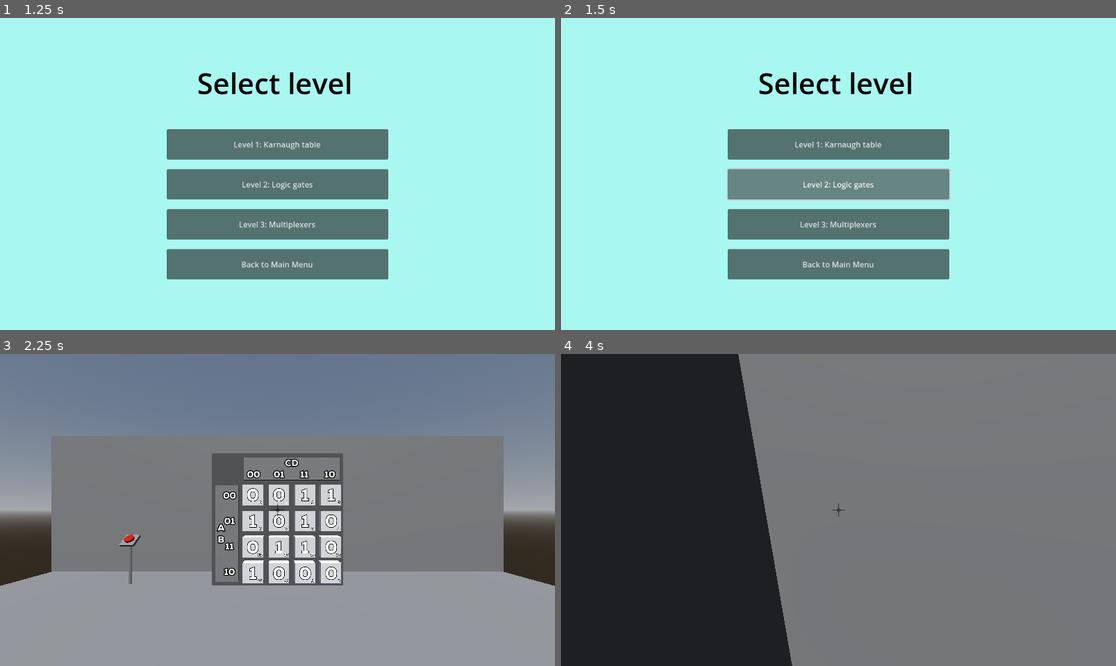
Above: before the commit, frames 1-4 (two rows, left to right).
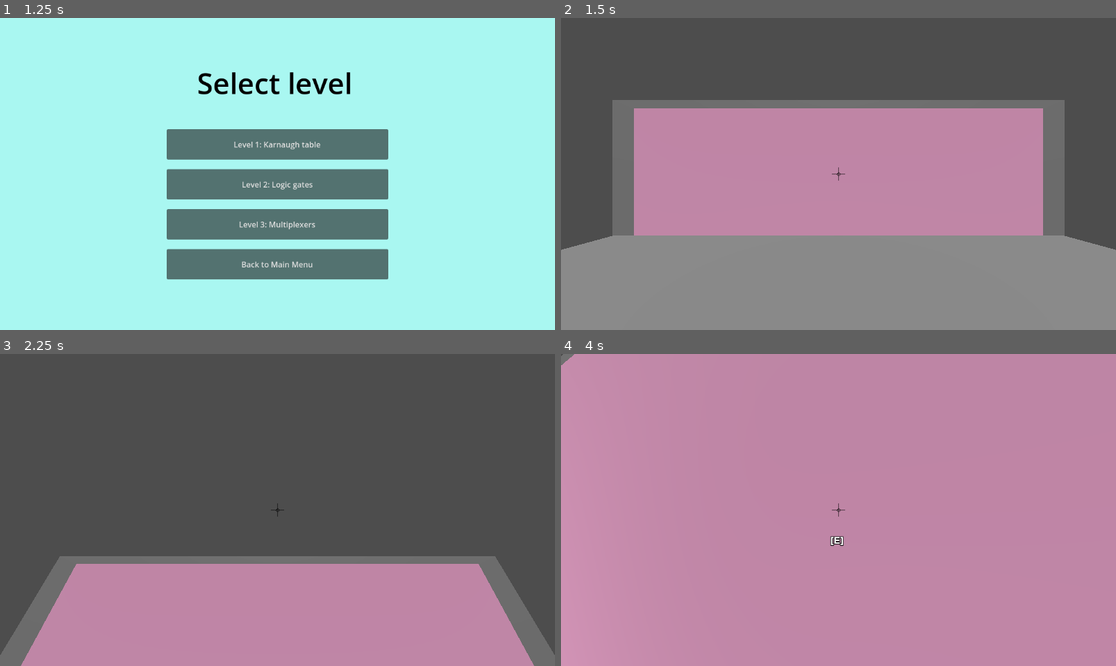
Above: after the commit, the same moments.

Repository: IllBeWatchingU/MSI-Project-UC
Game: Godot game, scene res://scenes/Core/MainMenu.tscn
The game is run twice, just before and just after one commit, with the same random seed, the same clock (stepped at 60 frames per second) and the same inputs.
Inputs (mouse positions are in pixels of both pictures, inside the frame that each line leads up to):
- Up to frame 1 (1.25 s): click "Play" at 0.5 s
- Up to frame 2 (1.5 s): click "Level 2: Logic gates" at 1.25 s
- Up to frame 3 (2.25 s): click (277, 481) at 2 s, where only the run before the commit has a clickable "Level 1: Karnaugh table"
- Up to frame 4 (4 s): tap Enter at 2.75 s; move the mouse to (866, 510) at 2.77 s; hold E (Interact) 2.78-3.53 s; hold W (MoveForward) from 2.78 s (still down); tap Space (Jump) at 3.02, 3.77 s; move the mouse to (810, 510) at 3.52 s; tap E (Interact) at 3.6 s

Frame 1 is identical in both runs. In frame 2, 100% of the frame differs, in the area x 0-100%, y 0-100%; in frame 3, 95%; in frame 4, 100%.

Commit message:
some progress

Diff:
--- a/scenes/Core/LevelSelectScreen.tscn
+++ b/scenes/Core/LevelSelectScreen.tscn
@@ -1,8 +1,9 @@
-[gd_scene load_steps=4 format=3 uid="uid://crrsm1tcdluy7"]
+[gd_scene load_steps=5 format=3 uid="uid://crrsm1tcdluy7"]
 
 [ext_resource type="Script" path="res://scripts/LevelSelectButtons.gd" id="1_o6m1g"]
 [ext_resource type="PackedScene" uid="uid://i0sfj7yfh75v" path="res://scenes/Karnaugh/Level1.tscn" id="2_uuw1e"]
 [ext_resource type="PackedScene" uid="uid://1rry81l46ffo" path="res://scenes/Multiplexer/MultiplexLevel.tscn" id="3_050ni"]
+[ext_resource type="PackedScene" uid="uid://c8ub5prxpvumm" path="res://scenes/LogicGates/Level2.tscn" id="3_vbvvd"]
 
 [node name="Control" type="Control"]
 layout_mode = 3
@@ -51,6 +52,7 @@
 theme_override_constants/separation = 20
 script = ExtResource("1_o6m1g")
 level1Scene = ExtResource("2_uuw1e")
+level2Scene = ExtResource("3_vbvvd")
 level3Scene = ExtResource("3_050ni")
 
 [node name="Level1" type="Button" parent="Buttons"]
--- /dev/null
+++ b/scenes/LogicGates/Board.gd
@@ -0,0 +1,33 @@
+extends "res://scripts/Interactable.gd"
+
+
+# Called when the node enters the scene tree for the first time.
+func _ready():
+	pass # Replace with function body.
+
+
+# Called every frame. 'delta' is the elapsed time since the previous frame.
+func _process(_delta):
+	pass
+
+
+func _on_focused(_interactor):
+	pass
+
+
+func _on_unfocused(_interactor):
+	pass
+
+
+func _on_interacted(interactor):
+	place_nand_gate(interactor)
+
+
+func place_nand_gate(interactor):
+	var new_gate = load("res://scenes/LogicGates/NandGate.tscn")
+	if new_gate:
+		var instance = new_gate.instantiate()
+		instance.global_transform.origin = interactor.get_collision_point() - Vector3(0, 1.415, -4.5)
+		add_child(instance)
+	else:
+		print("Failed to load object scene.")
--- /dev/null
+++ b/scenes/LogicGates/Board.tscn
@@ -0,0 +1,28 @@
+[gd_scene load_steps=5 format=3 uid="uid://cis8glfj47vl6"]
+
+[ext_resource type="Script" path="res://scenes/LogicGates/Board.gd" id="1_mjgh4"]
+
+[sub_resource type="BoxMesh" id="BoxMesh_4kxtc"]
+size = Vector3(9, 2.8, 0.05)
+
+[sub_resource type="StandardMaterial3D" id="StandardMaterial3D_pfhxq"]
+albedo_color = Color(1, 0.698039, 0.866667, 1)
+
+[sub_resource type="BoxShape3D" id="BoxShape3D_wg52i"]
+size = Vector3(8.98698, 2.80493, 0.0812836)
+
+[node name="Board" type="StaticBody3D"]
+collision_layer = 3
+script = ExtResource("1_mjgh4")
+
+[node name="MeshInstance3D" type="MeshInstance3D" parent="."]
+mesh = SubResource("BoxMesh_4kxtc")
+surface_material_override/0 = SubResource("StandardMaterial3D_pfhxq")
+
+[node name="CollisionShape3D" type="CollisionShape3D" parent="."]
+transform = Transform3D(1, 0, 0, 0, 1, 0, 0, 0, 1, -0.000480652, -0.0045166, -0.00681305)
+shape = SubResource("BoxShape3D_wg52i")
+
+[connection signal="focused" from="." to="." method="_on_focused"]
+[connection signal="interacted" from="." to="." method="_on_interacted"]
+[connection signal="unfocused" from="." to="." method="_on_unfocused"]
--- /dev/null
+++ b/scenes/LogicGates/Level2.tscn
@@ -0,0 +1,46 @@
+[gd_scene load_steps=7 format=3 uid="uid://c8ub5prxpvumm"]
+
+[ext_resource type="PackedScene" uid="uid://l2q8vmjedkst" path="res://scenes/Core/Player.tscn" id="1_6g15r"]
+[ext_resource type="PackedScene" uid="uid://cis8glfj47vl6" path="res://scenes/LogicGates/Board.tscn" id="3_xl3t5"]
+
+[sub_resource type="BoxMesh" id="BoxMesh_dgya7"]
+size = Vector3(10, 0.5, 10)
+
+[sub_resource type="ConvexPolygonShape3D" id="ConvexPolygonShape3D_alpex"]
+points = PackedVector3Array(-5, -0.25, -5, -5, 0.25, -5, 5, -0.25, -5, -5, -0.25, 5, -5, 0.25, 5, 5, 0.25, -5, 5, -0.25, 5, 5, 0.25, 5)
+
+[sub_resource type="BoxMesh" id="BoxMesh_pccyi"]
+size = Vector3(10, 3, 0.5)
+
+[sub_resource type="ConvexPolygonShape3D" id="ConvexPolygonShape3D_sa873"]
+points = PackedVector3Array(5, 1.5, 0.25, 5, 1.5, -0.25, -5, 1.5, 0.25, 5, -1.5, 0.25, 5, -1.5, -0.25, -5, 1.5, -0.25, -5, -1.5, 0.25, -5, -1.5, -0.25)
+
+[node name="World" type="Node3D"]
+
+[node name="Floor" type="StaticBody3D" parent="."]
+transform = Transform3D(1, 0, 0, 0, 1, 0, 0, 0, 1, 0, -0.25, 0)
+
+[node name="MeshInstance3D" type="MeshInstance3D" parent="Floor"]
+mesh = SubResource("BoxMesh_dgya7")
+
+[node name="CollisionShape3D" type="CollisionShape3D" parent="Floor"]
+shape = SubResource("ConvexPolygonShape3D_alpex")
+
+[node name="Wall" type="StaticBody3D" parent="."]
+
+[node name="MeshInstance3D" type="MeshInstance3D" parent="Wall"]
+transform = Transform3D(1, 0, 0, 0, 1, 0, 0, 0, 1, 0, 1.5, -4.75)
+mesh = SubResource("BoxMesh_pccyi")
+
+[node name="CollisionShape3D" type="CollisionShape3D" parent="Wall"]
+transform = Transform3D(1, 0, 0, 0, 1, 0, 0, 0, 1, 0, 1.5, -4.75)
+shape = SubResource("ConvexPolygonShape3D_sa873")
+
+[node name="Player" parent="." instance=ExtResource("1_6g15r")]
+transform = Transform3D(1, 0, 0, 0, 1, 0, 0, 0, 1, 0, 0.1, 0)
+
+[node name="DirectionalLight3D" type="DirectionalLight3D" parent="."]
+transform = Transform3D(1, 0, 0, 0, 0.5, 0.866025, 0, -0.866025, 0.5, 0, 10, 10)
+
+[node name="Board" parent="." instance=ExtResource("3_xl3t5")]
+transform = Transform3D(1, 0, 0, 0, 1, 0, 0, 0, 1, 0, 1.415, -4.5)
--- /dev/null
+++ b/scenes/LogicGates/NandGate.tscn
@@ -0,0 +1,111 @@
+[gd_scene load_steps=12 format=3 uid="uid://cygpivf14h57n"]
+
+[sub_resource type="GDScript" id="GDScript_qk217"]
+script/source = "extends \"res://scripts/Interactable.gd\"
+
+
+# Called when the node enters the scene tree for the first time.
+func _ready():
+	pass # Replace with function body.
+
+
+# Called every frame. 'delta' is the elapsed time since the previous frame.
+func _process(_delta):
+	pass
+
+
+func _on_interacted(interactor):
+	queue_free()
+"
+
+[sub_resource type="BoxShape3D" id="BoxShape3D_261lt"]
+size = Vector3(0.602676, 0.293518, 0.0971375)
+
+[sub_resource type="BoxMesh" id="BoxMesh_egwh4"]
+size = Vector3(0.4, 0.3, 0.1)
+
+[sub_resource type="StandardMaterial3D" id="StandardMaterial3D_110ae"]
+albedo_color = Color(0.498039, 1, 1, 1)
+
+[sub_resource type="GDScript" id="GDScript_gt7lh"]
+script/source = "extends MeshInstance3D
+
+# Called when the node enters the scene tree for the first time.
+func _ready():
+	pass # Replace with function body.
+
+
+# Called every frame. 'delta' is the elapsed time since the previous frame.
+func _process(delta):
+	pass
+"
+
+[sub_resource type="BoxMesh" id="BoxMesh_e26k8"]
+size = Vector3(0.1, 0.05, 0.05)
+
+[sub_resource type="StandardMaterial3D" id="StandardMaterial3D_0rupa"]
+albedo_color = Color(0.25, 1, 0, 1)
+
+[sub_resource type="GDScript" id="GDScript_p8gfu"]
+script/source = "extends MeshInstance3D
+
+# Called when the node enters the scene tree for the first time.
+func _ready():
+	pass # Replace with function body.
+
+
+# Called every frame. 'delta' is the elapsed time since the previous frame.
+func _process(delta):
+	pass
+"
+
+[sub_resource type="StandardMaterial3D" id="StandardMaterial3D_6sd0o"]
+albedo_color = Color(0.25098, 1, 0, 1)
+
+[sub_resource type="BoxMesh" id="BoxMesh_cxwcx"]
+size = Vector3(0.1, 0.05, 0.05)
+
+[sub_resource type="StandardMaterial3D" id="StandardMaterial3D_wydm8"]
+albedo_color = Color(1, 0, 0, 1)
+
+[node name="NandGate" type="StaticBody3D"]
+collision_layer = 3
+script = SubResource("GDScript_qk217")
+
+[node name="CollisionShape3D" type="CollisionShape3D" parent="."]
+transform = Transform3D(1, 0, 0, 0, 1, 0, 0, 0, 1, -0.000258088, -9.15527e-05, -7.62939e-05)
+shape = SubResource("BoxShape3D_261lt")
+
+[node name="GateBody" type="Node3D" parent="."]
+
+[node name="Body" type="MeshInstance3D" parent="GateBody"]
+mesh = SubResource("BoxMesh_egwh4")
+surface_material_override/0 = SubResource("StandardMaterial3D_110ae")
+script = SubResource("GDScript_gt7lh")
+
+[node name="Label3D" type="Label3D" parent="GateBody"]
+transform = Transform3D(1, 0, 0, 0, 1, 0, 0, 0, 1, 0, 0, 0.051)
+text = "NAND"
+font_size = 23
+
+[node name="Input" type="Node3D" parent="."]
+
+[node name="InputA" type="MeshInstance3D" parent="Input"]
+transform = Transform3D(1, 0, 0, 0, 1, 0, 0, 0, 1, -0.25, 0.1, 0)
+mesh = SubResource("BoxMesh_e26k8")
+surface_material_override/0 = SubResource("StandardMaterial3D_0rupa")
+script = SubResource("GDScript_p8gfu")
+
+[node name="InputB" type="MeshInstance3D" parent="Input"]
+transform = Transform3D(1, 0, 0, 0, 1, 0, 0, 0, 1, -0.25, -0.1, 0)
+mesh = SubResource("BoxMesh_e26k8")
+surface_material_override/0 = SubResource("StandardMaterial3D_6sd0o")
+
+[node name="Output" type="Node3D" parent="."]
+
+[node name="Output" type="MeshInstance3D" parent="Output"]
+transform = Transform3D(1, 0, 0, 0, 1, 0, 0, 0, 1, 0.25, 0, 0)
+mesh = SubResource("BoxMesh_cxwcx")
+surface_material_override/0 = SubResource("StandardMaterial3D_wydm8")
+
+[connection signal="interacted" from="." to="." method="_on_interacted"]
--- a/scripts/LevelSelectButtons.gd
+++ b/scripts/LevelSelectButtons.gd
@@ -9,7 +9,7 @@
 
 
 func _on_level_2_pressed():
-	pass # Replace with function body.
+	get_tree().change_scene_to_packed(level2Scene)
 
 
 func _on_level_3_pressed():
Not shown, added: scenes/LogicGates/Lev17F5.tmp
Not shown, added: scenes/LogicGates/Nan2102.tmp
